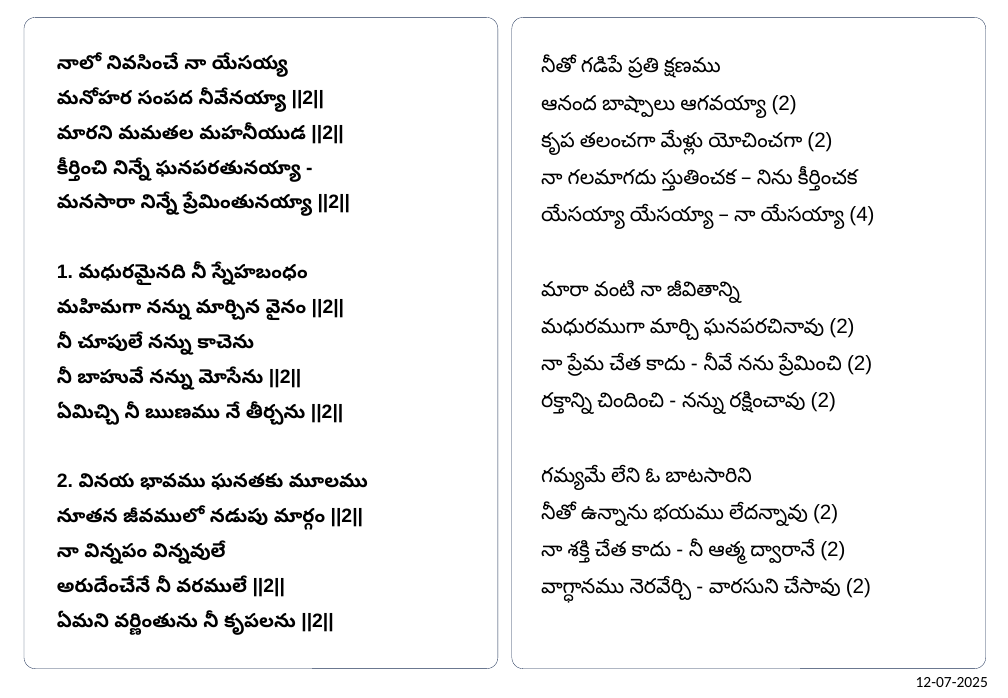
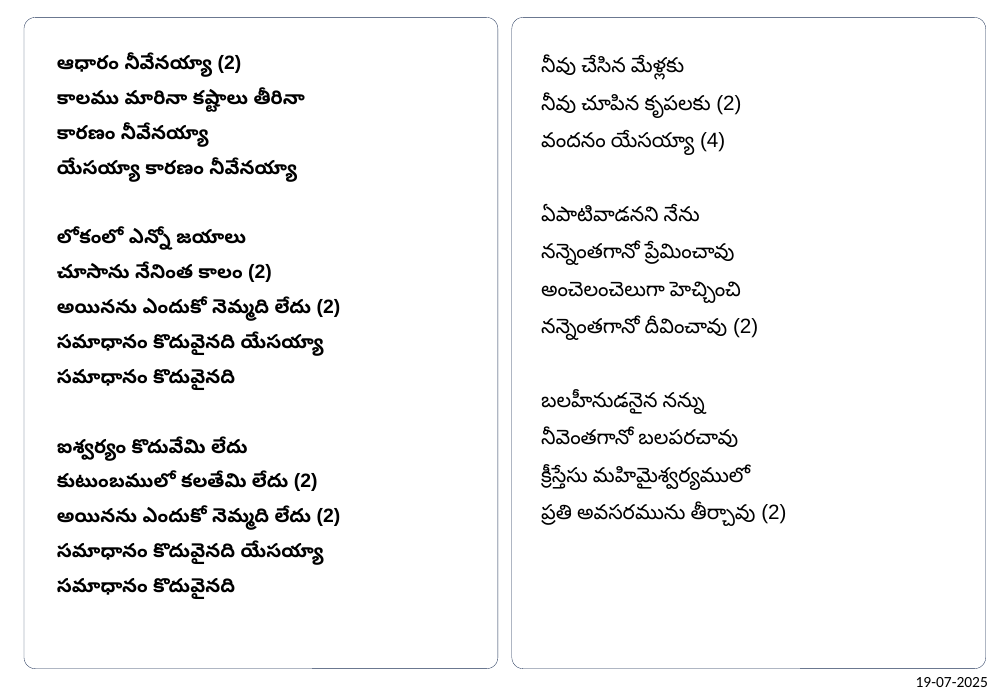
Before and after one commit to venu-webdev/songsDb, a slide deck: slide 1 of songsTemplate.pptx. Drawn at 1008x698 pixels with LibreOffice and Linux fonts; fonts in the diff are those of the drawing. Boxes give left, top, right and bottom in pixels: in the first picture for what was removed or moved away, otherwise in the second. Text is boxed around its words. In the diff, an @@ line names an element or a change of style, - is before the commit and + after.

```diff
--- a/songsTemplate.pptx
+++ b/songsTemplate.pptx
@@ text at (57, 55, 341, 599): text changed @@
-నాలో నివసించే నా యేసయ్య
-మనోహర సంపద నీవేనయ్యా ||2||
-మారని మమతల మహనీయుడ ||2||
-కీర్తించి నిన్నే ఘనపరతునయ్యా -
-మనసారా నిన్నే ప్రేమింతునయ్యా ||2||
-1. మధురమైనది నీ స్నేహబంధం
-మహిమగా నన్ను మార్చిన వైనం ||2||
-నీ చూపులే నన్ను కాచెను
-నీ బాహువే నన్ను మోసేను ||2||
-ఏమిచ్చి నీ ఋణము నే తీర్చను ||2||
-2. వినయ భావము ఘనతకు మూలము
-నూతన జీవములో నడుపు మార్గం ||2||
-నా విన్నపం విన్నవులే
-అరుదేంచేనే నీ వరములే ||2||
-ఏమని వర్ణింతును నీ కృపలను ||2||
+ఆధారం నీవేనయ్యా (2)
+కాలము మారినా కష్టాలు తీరినా
+కారణం నీవేనయ్యా
+యేసయ్యా కారణం నీవేనయ్యా
+లోకంలో ఎన్నో జయాలు
+చూసాను నేనింత కాలం (2)
+అయినను ఎందుకో నెమ్మది లేదు (2)
+సమాధానం కొదువైనది యేసయ్యా
+సమాధానం కొదువైనది
+ఐశ్వర్యం కొదువేమి లేదు
+కుటుంబములో కలతేమి లేదు (2)
+అయినను ఎందుకో నెమ్మది లేదు (2)
+సమాధానం కొదువైనది యేసయ్యా
+సమాధానం కొదువైనది
@@ text at (541, 57, 786, 526): text changed @@
-నీతో గడిపే ప్రతి క్షణము
-ఆనంద బాష్పాలు ఆగవయ్యా (2)
-కృప తలంచగా మేళ్లు యోచించగా (2)
-నా గలమాగదు స్తుతించక – నిను కీర్తించక
-యేసయ్యా యేసయ్యా – నా యేసయ్యా (4)
-మారా వంటి నా జీవితాన్ని
-మధురముగా మార్చి ఘనపరచినావు (2)
-నా ప్రేమ చేత కాదు - నీవే నను ప్రేమించి (2)
-రక్తాన్ని చిందించి - నన్ను రక్షించావు (2)
-గమ్యమే లేని ఓ బాటసారిని
-నీతో ఉన్నాను భయము లేదన్నావు (2)
-నా శక్తి చేత కాదు - నీ ఆత్మ ద్వారానే (2)
-వాగ్ధానము నెరవేర్చి - వారసుని చేసావు (2)
+నీవు చేసిన మేళ్లకు
+నీవు చూపిన కృపలకు (2)
+వందనం యేసయ్యా (4)
+ఏపాటివాడనని నేను
+నన్నెంతగానో ప్రేమించావు
+అంచెలంచెలుగా హెచ్చించి
+నన్నెంతగానో దీవించావు (2)
+బలహీనుడనైన నన్ను
+నీవెంతగానో బలపరచావు
+క్రీస్తేసు మహిమైశ్వర్యములో
+ప్రతి అవసరమును తీర్చావు (2)
@@ text at (916, 677, 988, 687): text changed @@
-12-07-2025
+19-07-2025
```
Also in this commit, not shown: 1 other slide changed, 5 other files.
